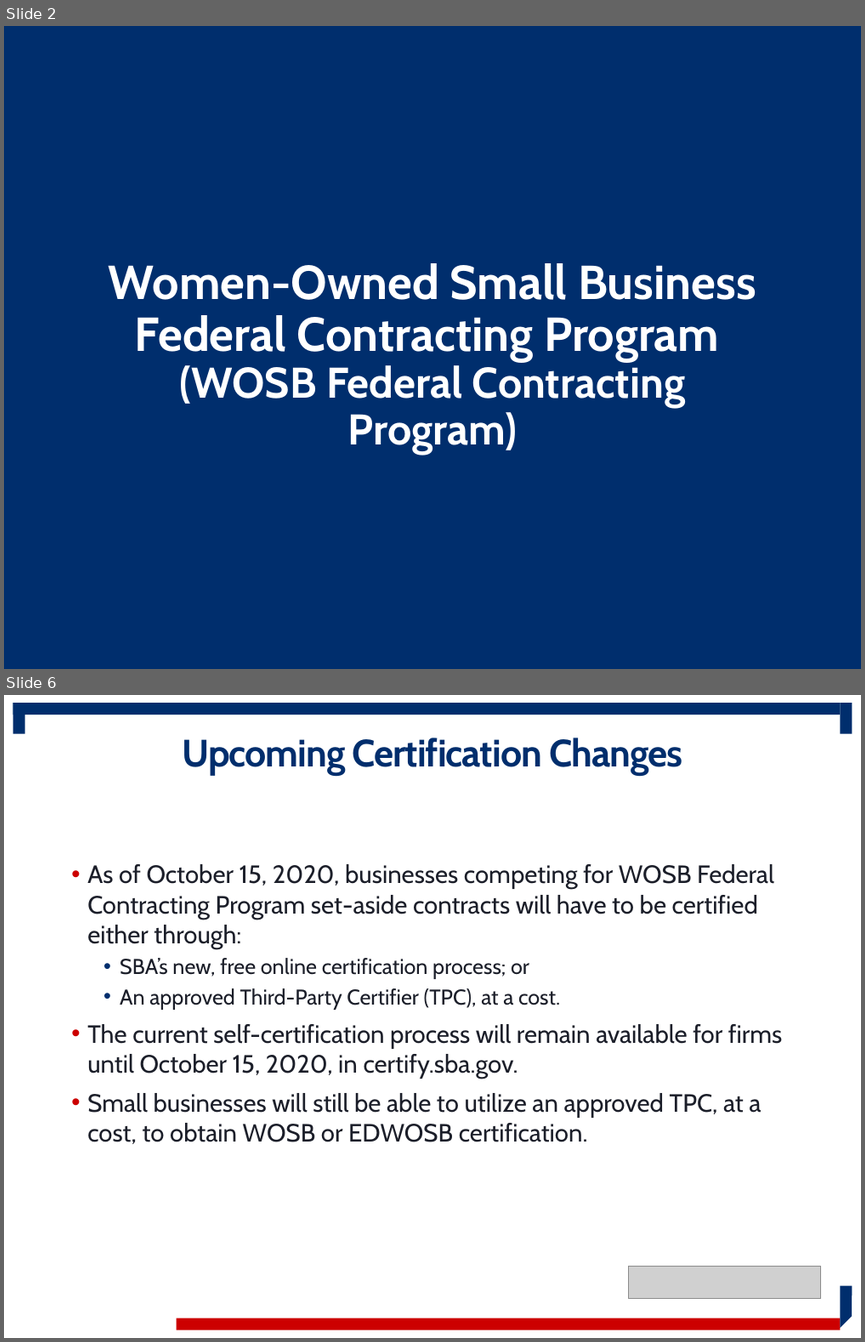
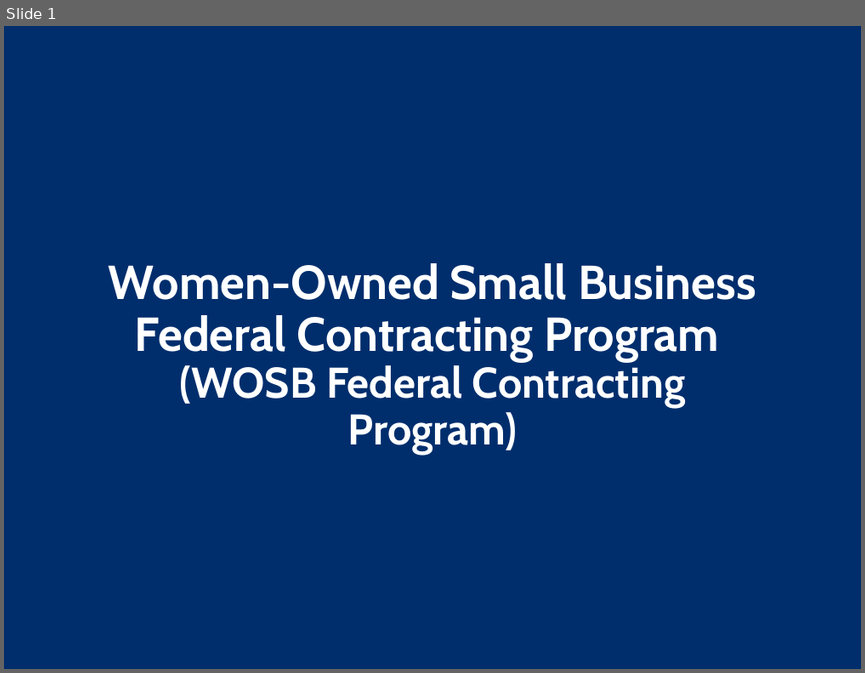
Before and after one commit to USSBA/brand, a slide deck: assets/sba/resource-partners/WOSB-ProgramOverview.pptx. Shown one above the other, each under a label of ours: slides 2 and 6 before the commit, slide 1 after it; the slides between them are not shown. The pictures are 865x1342 and 865x673 pixels, drawn with LibreOffice and Linux fonts; fonts in the diff are those of the drawing; grey boxes stand for pictures; background and template pictures are left out. Boxes give left, top, right and bottom in pixels: in the first picture for what was removed or moved away, otherwise in the second. Text is boxed around its words. In the diff, an @@ line names an element or a change of style, - is before the commit and + after.

```diff
--- a/assets/sba/resource-partners/WOSB-ProgramOverview.pptx
+++ b/assets/sba/resource-partners/WOSB-ProgramOverview.pptx
@@ slide 6 removed at bbox=[4, 695, 861, 1338], background #FFFFFF @@
@@ rectangle removed at bbox=[13, 703, 840, 715] @@
@@ rectangle removed at bbox=[13, 703, 25, 733] @@
@@ rectangle removed at bbox=[840, 703, 852, 733] @@
@@ title removed at bbox=[182, 737, 682, 775] @@
-Upcoming Certification Changes
@@ text removed at bbox=[87, 864, 782, 1144] @@
-• As of October 15, 2020, businesses competing for WOSB Federal Contracting Program set-aside contracts will have to be certified either through:
-  • SBA’s new, free online certification process; or
-  • An approved Third-Party Certifier (TPC), at a cost.
-• The current self-certification process will remain available for firms until October 15, 2020, in certify.sba.gov.
-• Small businesses will still be able to utilize an approved TPC, at a cost, to obtain WOSB or EDWOSB certification.
@@ picture removed at bbox=[628, 1265, 821, 1298] @@
@@ freeform shape removed at bbox=[840, 1286, 852, 1327] @@
@@ rectangle removed at bbox=[176, 1317, 840, 1329] @@
@@ what was slide 2 is now slide 1 @@
```
Also in this commit, not shown: 14 slides changed, 21 slides added, 6 other slides removed, 1 other file.
